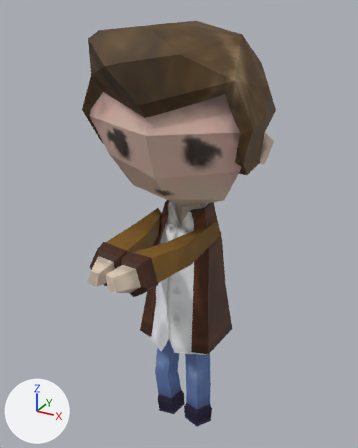
One commit to the FBX model Assets/Models/character@aim.fbx: the scene before it, then after it.
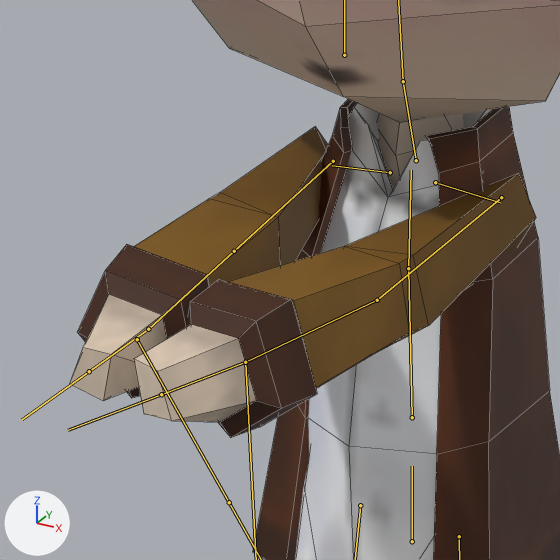
There are two pictures of each version: one whole from a camera (50 mm lens) standing at (1.27, -2.39, 2.63) and looking at (0.01, -0.09, 1.48), one close up on the part from 19% to 64% of the width and 38% to 74% of the height. Arrows for +X, +Y and +Z are at lower left; the lights stay in place. Both versions are drawn at frame 126 of the action 'armature|armatureAction'; the numbers are the values there. The bones that bend it are drawn over the model as lines in the close-ups. The close-ups show mesh edges as thin lines.

Names of what the first close-up shows: 'characterMesh.001'.
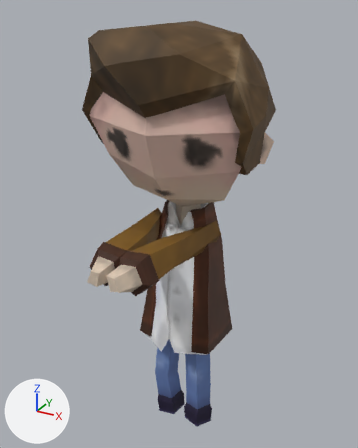
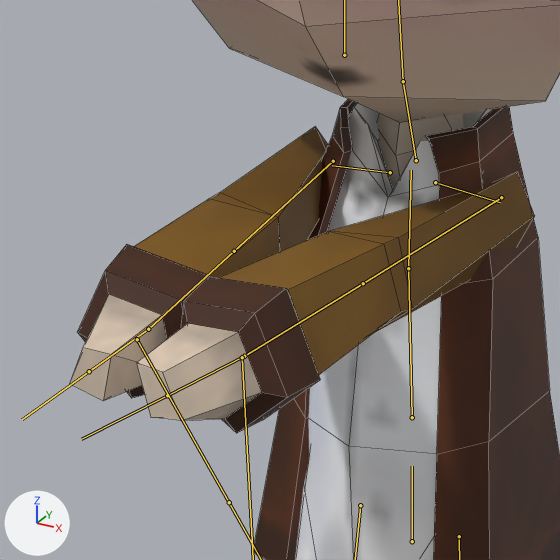
Changed parts and their boxes (x1, y1, x2, y2) in the close-ups (560 x 560 px):
```json
{"object": "characterMesh.001", "change": "posed", "before": [70, 0, 560, 560], "after": [70, 0, 560, 560]}
{"bone": "upper_arm.L", "before": "(501, 197) to (377, 300)", "after": "(501, 197) to (363, 283)"}
{"bone": "forearm.L", "before": "(377, 300) to (245, 362)", "after": "(363, 283) to (244, 356)"}
```

Scene script edits in JSON lines:
```json
{"block": "bone_upper_arm_l", "where": "bone_upper_arm_l = bpy.data.objects['armature'].pose.bones['upper_arm.L']  # child of 'shoulder.L'"}
{"op": "set", "path": "bone_upper_arm_l.rotation_quaternion", "old": "(0.672, 0.739, -0.039, -0.011)", "new": "(0.647, 0.761, -0.042, 0.024)", "note": "degrees (96, -2, -4) -> degrees (99, -5, -2)"}
{"block": "bone_forearm_l", "where": "bone_forearm_l = bpy.data.objects['armature'].pose.bones['forearm.L']  # child of 'upper_arm.L'"}
{"op": "set", "path": "bone_forearm_l.rotation_quaternion", "old": "(0.999, 0.051, 0.0, 0.011)", "new": "(0.999, -0.039, 0.0, -0.008)", "note": "degrees (6, 0, 1) -> degrees (-4, 0, -1)"}
```
